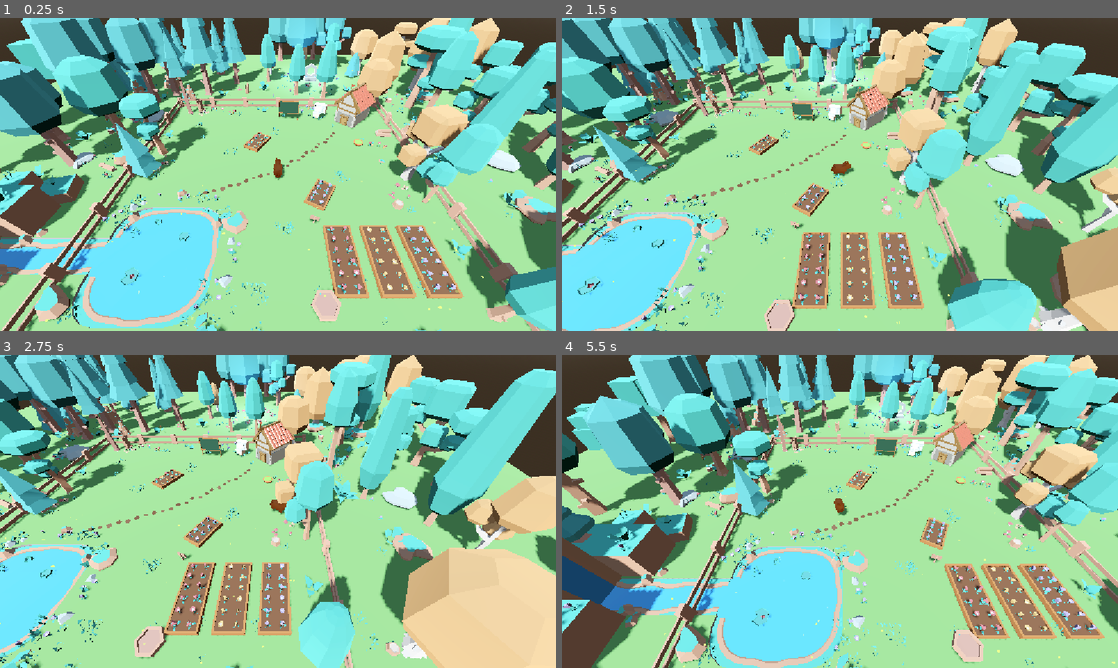
Above: before the commit, frames 1-4 (two rows, left to right).
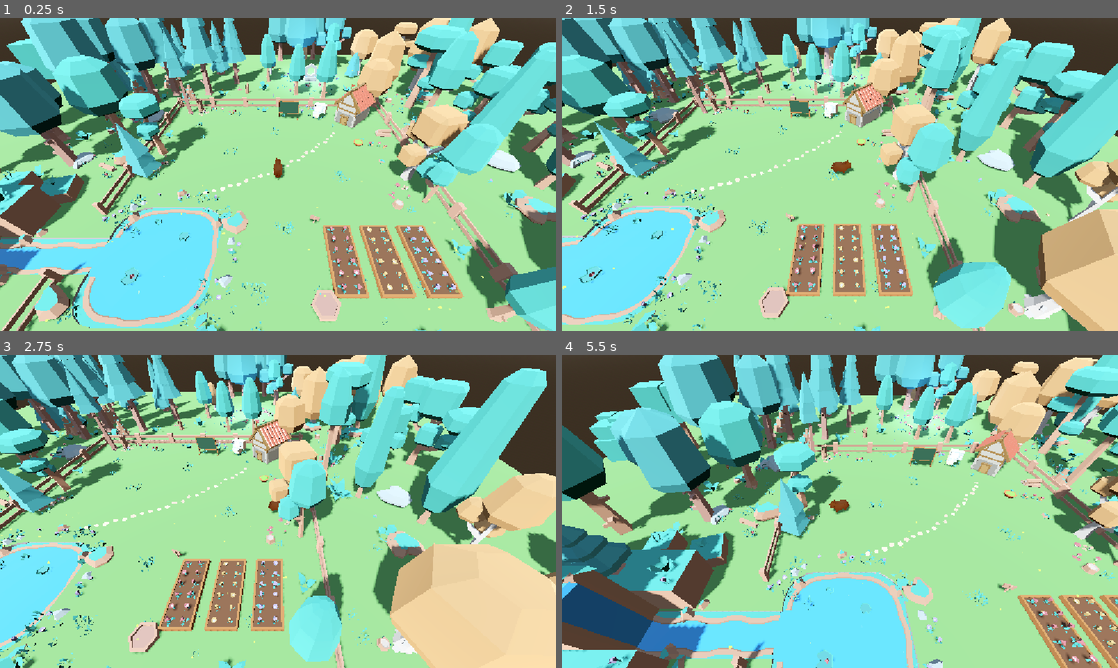
Above: after the commit, the same moments.

Repository: MatheusPatricioo/capivara-ia
Game: Godot game, scene res://scenes/world.tscn
Same seed, same stepped clock (60 frames per second), same inputs: the game is played once before the commit and once after it.
Inputs (mouse positions are in pixels of both pictures, inside the frame that each line leads up to):
- Up to frame 1 (0.25 s): no input
- Up to frame 2 (1.5 s): move the mouse to (962, 158) at 0.52 s; hold D (move_right) 0.53-1.28 s; hold Tab (toggle_control_mode) 0.53-1.28 s; click (962, 158) at 0.67 s; move the mouse to (728, 190) at 1.27 s; hold S (move_backward) from 1.28 s (still down); tap Tab (toggle_control_mode) at 1.35 s
- Up to frame 3 (2.75 s): move the mouse to (333, 442) at 2.02 s; release S (move_backward) at 2.03 s; hold D (move_right) from 2.03 s (still down); hold Tab (toggle_control_mode) from 2.03 s (still down)
- Up to frame 4 (5.5 s): move the mouse to (812, 574) at 2.77 s; release D (move_right) at 2.78 s; release Tab (toggle_control_mode) at 2.78 s; hold W (move_forward) 2.78-3.53 s; tap Tab (toggle_control_mode) at 2.85, 4.35 s; click (812, 574) at 2.92 s; move the mouse to (1006, 558) at 3.52 s; hold Tab (toggle_control_mode) 3.53-4.28 s; hold A (move_left) 3.53-5.03 s; move the mouse to (673, 464) at 4.27 s; move the mouse to (867, 511) at 5.02 s; hold S (move_backward) from 5.03 s (still down); hold Tab (toggle_control_mode) from 5.03 s (still down); click (867, 511) at 5.17 s

The runs differ from the first frame. In frame 1, 1.3% of the frame differs, in the area x 7-61%, y 36-83%; in frame 2, 39%; in frame 3, 29%; in frame 4, 67%, in the area x 0-100%, y 0-100%.

Commit message:
fix: lighten the path stones, keep only the three garden beds and open the fence over the stream
The dark brown stones looked like droppings; they are now a light stone color. The two extra beds in the middle are gone. The west fence is split in two, leaving a 2 m gap where the stream runs into the pond; the invisible wall still keeps the capybara inside.

Diff:
--- a/world/scenes/boundary.tscn
+++ b/world/scenes/boundary.tscn
@@ -53,11 +53,19 @@
 piece_model = ExtResource("2_fence_simple")
 length = 12.0
 
-[node name="FenceWest" type="Node3D" parent="Fences"]
-transform = Transform3D(0, 0, -1, 0, 1, 0, 1, 0, 0, -6, 0, 0)
+[node name="FenceWestNorth" type="Node3D" parent="Fences"]
+transform = Transform3D(0, 0, -1, 0, 1, 0, 1, 0, 0, -6, 0, -2)
 script = ExtResource("1_fence_line")
 piece_model = ExtResource("2_fence_simple")
-length = 12.0
+length = 8.0
+
+; No fence from z 2 to 4: the stream from the waterfall passes there into the pond.
+
+[node name="FenceWestSouth" type="Node3D" parent="Fences"]
+transform = Transform3D(0, 0, -1, 0, 1, 0, 1, 0, 0, -6, 0, 5)
+script = ExtResource("1_fence_line")
+piece_model = ExtResource("2_fence_simple")
+length = 2.0
 
 [node name="FenceSouthWest" type="Node3D" parent="Fences"]
 position = Vector3(-3, 0, 6)
--- a/world/scenes/world.tscn
+++ b/world/scenes/world.tscn
@@ -375,28 +375,6 @@
 [node name="GardenFireflies" parent="Nature/Inside/Garden" instance=ExtResource("fireflies")]
 position = Vector3(3.1, 0.9, 3.5)
 
-[node name="CenterBeds" type="Node3D" parent="Nature/Inside"]
-
-[node name="PinkAndYellowBed" type="Node3D" parent="Nature/Inside/CenterBeds"]
-position = Vector3(-1, 0, -2.2)
-rotation_degrees = Vector3(0, -30, 0)
-script = ExtResource("flower_bed")
-size = Vector2(0.7, 1.2)
-rows = 2
-flowers_per_row = 4
-flower_models = Array[PackedScene]([ExtResource("kit_flower_redA"), ExtResource("kit_flower_redB"), ExtResource("kit_flower_redC"), ExtResource("kit_flower_yellowA"), ExtResource("kit_flower_yellowB"), ExtResource("kit_flower_yellowC")])
-random_seed = 34
-
-[node name="PurpleBedByThePath" type="Node3D" parent="Nature/Inside/CenterBeds"]
-position = Vector3(1.6, 0, 1.1)
-rotation_degrees = Vector3(0, -30, 0)
-script = ExtResource("flower_bed")
-size = Vector2(0.7, 1.2)
-rows = 2
-flowers_per_row = 4
-flower_models = Array[PackedScene]([ExtResource("kit_flower_purpleA"), ExtResource("kit_flower_purpleB"), ExtResource("kit_flower_purpleC")])
-random_seed = 35
-
 [node name="Patches" type="Node3D" parent="Nature/Inside"]
 
 [node name="EdgeGrass" type="Node3D" parent="Nature/Inside/Patches"]
--- a/world/scripts/props/stepping_stones.gd
+++ b/world/scripts/props/stepping_stones.gd
@@ -2,7 +2,7 @@
 class_name SteppingStones
 extends Node3D
 
-## Small, flat stones in an earth tone laid along a path, drawn as one MultiMesh.
+## Small, flat, light stones laid along a path, drawn as one MultiMesh.
 ## Decoration only: there is no collision, so the capybara walks right over them.
 ## The path goes through path_points in order; a stone is placed every spacing meters.
 
@@ -38,7 +38,7 @@
 		side_jitter = maxf(value, 0.0)
 		_rebuild()
 
-@export var color: Color = Color(0.3, 0.2, 0.12):
+@export var color: Color = Color(0.7, 0.63, 0.53):
 	set(value):
 		color = value
 		_rebuild()
